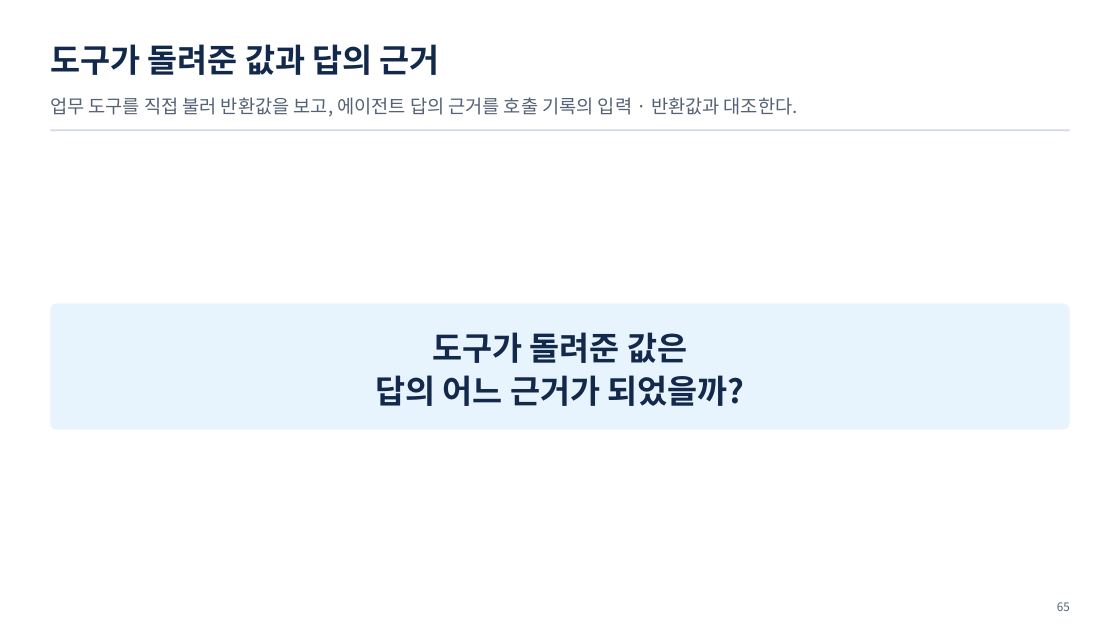
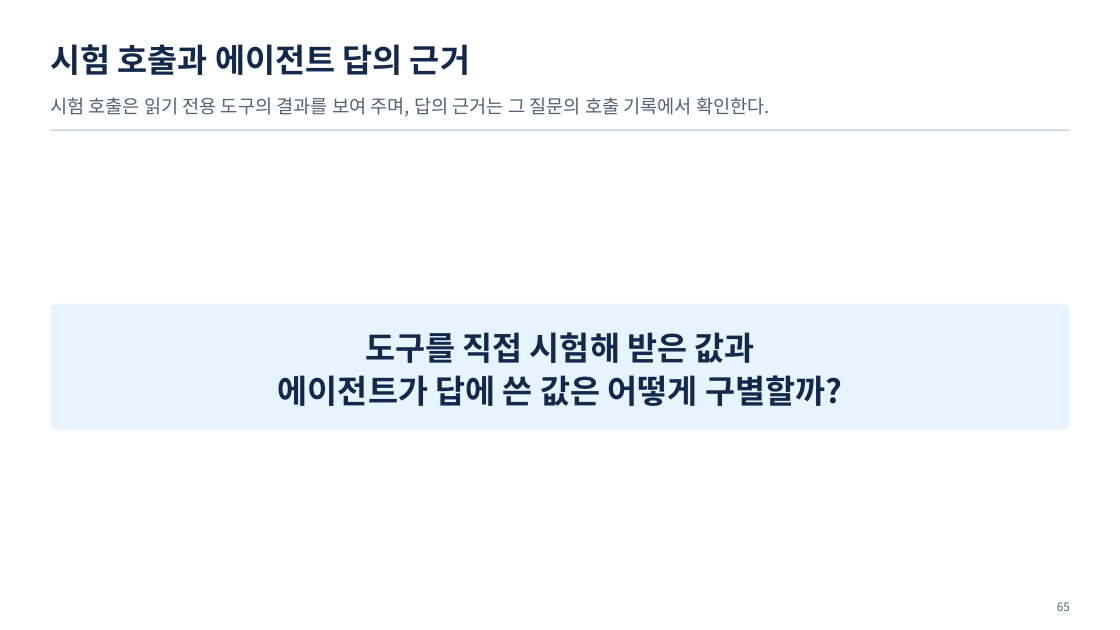
Before and after one commit to uengine-oss/hyd-iot-edu, a slide deck: slide 65 of workspace/강의제작/산출물/통합반/이론/06회차/통합반_06일차.pptx. Drawn at 1120x630 pixels with LibreOffice and Linux fonts; fonts in the diff are those of the drawing. Boxes give left, top, right and bottom in pixels: in the first picture for what was removed or moved away, otherwise in the second. Text is boxed around its words. In the diff, an @@ line names an element or a change of style, - is before the commit and + after.

Commit message:
통합반 6회차 64~65장 시험 호출과 에이전트 근거를 구분하고 실습 04의 누락을 기록한다

```diff
--- a/workspace/강의제작/산출물/통합반/이론/06회차/통합반_06일차.pptx
+++ b/workspace/강의제작/산출물/통합반/이론/06회차/통합반_06일차.pptx
@@ text at bbox=[50, 44, 470, 75]: text changed @@
-도구가 돌려준 값과 답의 근거
+시험 호출과 에이전트 답의 근거
@@ text at bbox=[50, 97, 770, 117]: text changed @@
-업무 도구를 직접 불러 반환값을 보고, 에이전트 답의 근거를 호출 기록의 입력 · 반환값과 대조한다.
+시험 호출은 읽기 전용 도구의 결과를 보여 주며, 답의 근거는 그 질문의 호출 기록에서 확인한다.
@@ text at bbox=[278, 332, 842, 406]: text changed @@
-도구가 돌려준 값은
-답의 어느 근거가 되었을까?
+도구를 직접 시험해 받은 값과
+에이전트가 답에 쓴 값은 어떻게 구별할까?
```
Also in this commit, not shown: 15 other files.
